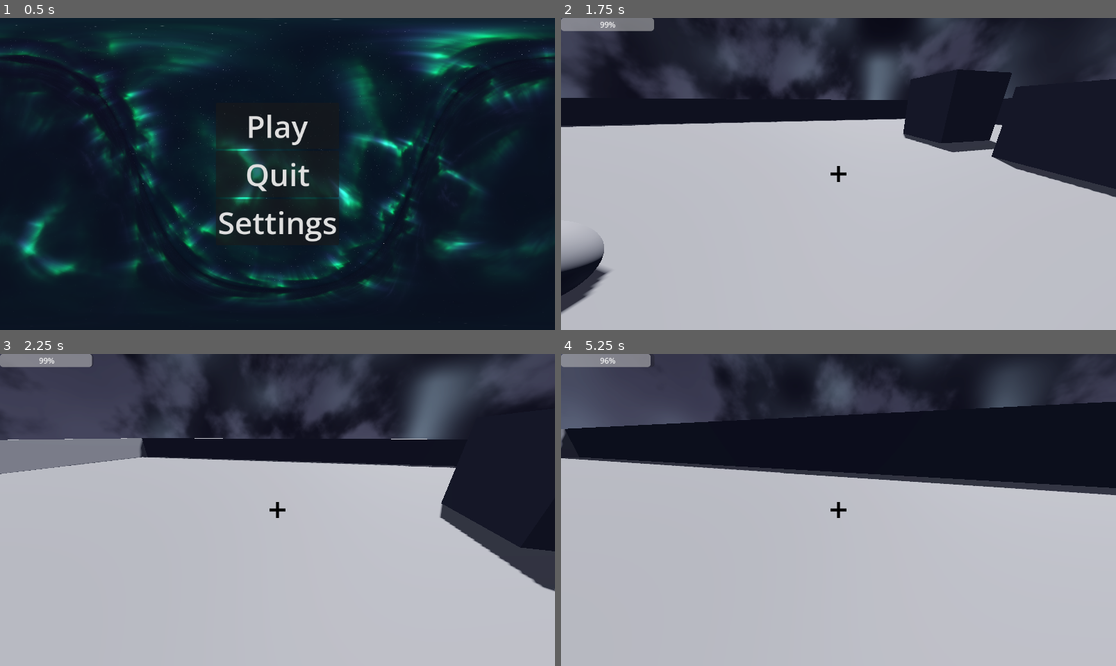
Above: before the commit, frames 1-4 (two rows, left to right).
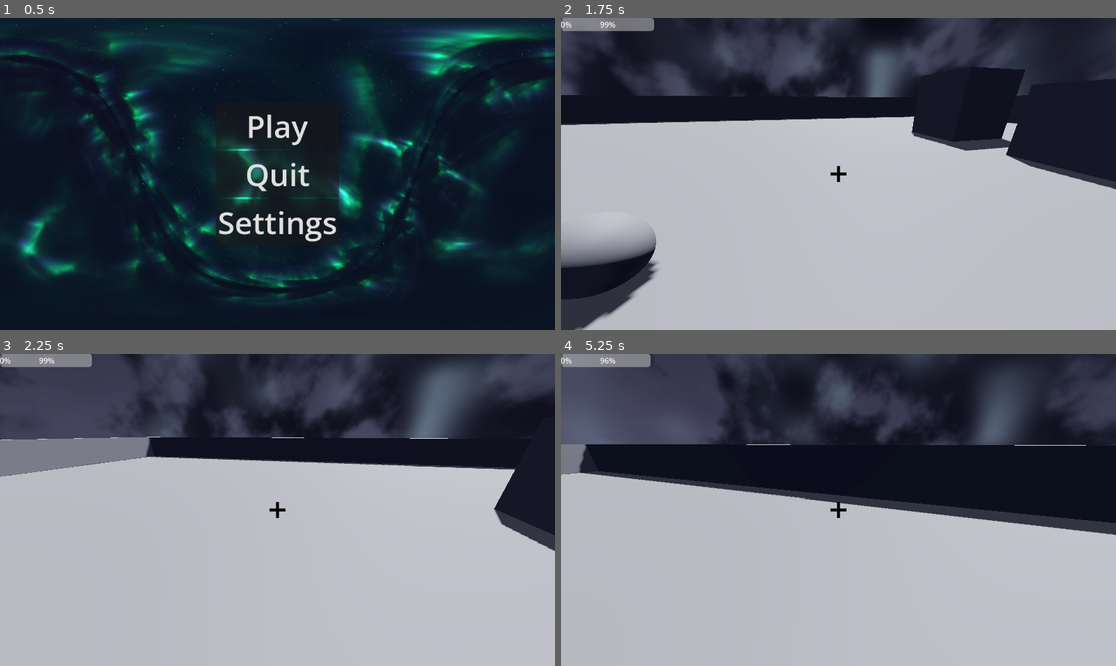
Above: after the commit, the same moments.

Repository: moos4/spacenautica
Game: Godot game, scene res://scenes/title.tscn
The game is run twice, just before and just after one commit, with the same random seed, the same clock (stepped at 60 frames per second) and the same inputs.
Inputs (mouse positions are in pixels of both pictures, inside the frame that each line leads up to):
- Up to frame 1 (0.5 s): no input
- Up to frame 2 (1.75 s): click "Play" at 0.5 s; move the mouse to (866, 174) at 1.27 s; hold W (up) from 1.28 s (still down); hold B (use_oxygen_boost) from 1.28 s (still down); tap Space (jump) at 1.52, 1.55 s
- Up to frame 3 (2.25 s): keep holding W (up); tap Space (jump) at 1.82, 2.1 s; move the mouse to (249, 510) at 2.02 s; release B (use_oxygen_boost) at 2.03 s
- Up to frame 4 (5.25 s): keep holding W (up); tap Space (jump) at 2.27, 2.57, 3.77, 4.07, 4.52, 4.55, 4.82 s; tap B (use_oxygen_boost) at 2.3, 3.8, 5.1 s; move the mouse to (849, 503) at 2.77 s; hold Space (jump) 2.78-3.53 s; tap E (interact) at 2.85 s; move the mouse to (832, 516) at 3.52 s; tap Ctrl (sprint) at 3.6 s; move the mouse to (877, 513) at 4.27 s; hold B (use_oxygen_boost) 4.28-5.03 s; move the mouse to (794, 506) at 5.02 s

Frame 1 is identical in both runs. In frame 2, 6.0% of the frame differs, in the area x 0-100%, y 0-100%; in frame 3, 4.8%; in frame 4, 16%, in the area x 0-100%, y 0-59%.

Commit message:
added a movement sytem for base

Diff:
--- a/scenes/player.tscn
+++ b/scenes/player.tscn
@@ -80,6 +80,10 @@
 offset_right = 194.0
 offset_bottom = 27.0
 
+[node name="ProgressBar2" type="ProgressBar" parent="Head/Camera3D/over" unique_id=1501567596]
+offset_right = 4.0
+offset_bottom = 27.0
+
 [connection signal="pressed" from="Head/Camera3D/menu/Panel/CenterContainer/VBoxContainer/Settings" to="." method="_on_settings_pressed"]
 [connection signal="pressed" from="Head/Camera3D/menu/Panel/CenterContainer/VBoxContainer/Quit" to="." method="_on_quit_pressed"]
 [connection signal="pressed" from="Head/Camera3D/menu/Panel/Back" to="." method="_on_back_pressed"]
--- a/scripts/Player.gd
+++ b/scripts/Player.gd
@@ -3,11 +3,16 @@
 @onready var head = $Head
 @onready var camera = $Head/Camera3D
 @onready var interact_ray = $Head/Camera3D/RayCast3D
-@onready var progress_bar = $Head/Camera3D/over/ProgressBar
+@onready var progress_oxygen_bar = $Head/Camera3D/over/ProgressBar
+@onready var progress_health_bar = $Head/Camera3D/over/ProgressBar2
 
 # life variables
+ #oxygen
 var max_oxygen = 3600.0
-var current_oxygen = max_oxygen
+var current_oxygen = 3600.0
+ #player health
+var player_max_health = 100.0
+var player_current_health = 100.0
 
 # movement variables
 var speed
@@ -27,13 +32,31 @@
 #fov variables
 const BASE_FOV = 75.0
 const FOV_CHANGE = 1.5
+# gravity variables
+var inside : bool = false
+const outside_gravity : float = 1.625 #9.8
+var inside_gravity : float = 9.81
 
-var gravity = 1.625 #9.8
+# different functions
+func oxygen_handling(delta):
+	progress_oxygen_bar.value = current_oxygen
+	if current_oxygen > 0.0:
+		current_oxygen -= delta
+	else:
+		get_tree().quit()
+		print("you ran out of oxygen")
 
+func player_take_damage(damage):
+	if player_current_health <= damage:
+		get_tree().quit()
+		print("you died")
+	player_current_health -= damage
 
+# physics functions
 func _ready():
 	Input.set_mouse_mode(Input.MOUSE_MODE_CAPTURED)
-	progress_bar.max_value = max_oxygen
+	progress_oxygen_bar.max_value = max_oxygen
+	progress_health_bar.max_value = player_max_health
 
 func _unhandled_input(event):
 	if event is InputEventMouseMotion:
@@ -46,13 +69,17 @@
 			collider.collect()
 
 func _physics_process(delta):
+	progress_health_bar.value = player_current_health
 	# goes to oxygen
-	_oxygen_handling(delta)
+	oxygen_handling(delta)
 	# interaction visual
 	check_interaction()
 	# Add the gravity.
 	if not is_on_floor():
-		velocity.y -= gravity * delta
+		if inside:
+			velocity.y -= inside_gravity * delta
+		else:
+			velocity.y -= outside_gravity * delta
 
 	if Input.is_action_just_pressed("quit"):
 		if $Head/Camera3D/menu.visible == true:
@@ -80,22 +107,30 @@
 	# Get the input direction and handle the movement/deceleration.
 	var input_dir = Input.get_vector("left", "right", "up", "down")
 	var direction = (head.transform.basis * transform.basis * Vector3(input_dir.x, 0, input_dir.y)).normalized()
-	if is_on_floor():
+	if inside:
 		if direction:
 			velocity.x = direction.x * speed
 			velocity.z = direction.z * speed
 		else:
 			velocity.x = lerp(velocity.x, (direction.x / 2) * speed, delta * 7.0)
 			velocity.z = lerp(velocity.z, (direction.z / 2) * speed, delta * 7.0)
-	# air control systemv (potential bug)
-	elif Input.is_action_pressed("use_oxygen_boost"):
-		current_oxygen -= 100 * delta
-		velocity.x += direction.x * BOOST_VELOCITY
-		velocity.z += direction.z * BOOST_VELOCITY
-		velocity.x = clamp(velocity.x, -5, 5)
-		velocity.z = clamp(velocity.z, -5, 5)
-		if Input.is_action_pressed("jump"):
-			velocity.y += BOOST_Y_VELOCITY * delta
+	else:
+		if is_on_floor():
+			if direction:
+				velocity.x = direction.x * speed
+				velocity.z = direction.z * speed
+			else:
+				velocity.x = lerp(velocity.x, (direction.x / 2) * speed, delta * 7.0)
+				velocity.z = lerp(velocity.z, (direction.z / 2) * speed, delta * 7.0)
+		# air control system (potential bug)
+		elif Input.is_action_pressed("use_oxygen_boost"):
+			current_oxygen -= 100 * delta
+			velocity.x += direction.x * BOOST_VELOCITY * delta * 2.0
+			velocity.z += direction.z * BOOST_VELOCITY * delta * 2.0
+			velocity.x = clamp(velocity.x, -5, 5)
+			velocity.z = clamp(velocity.z, -5, 5)
+			if Input.is_action_pressed("jump"):
+				velocity.y += BOOST_Y_VELOCITY * delta * 2.0
 
 
 	# Head bob
@@ -108,13 +143,6 @@
 	camera.fov = lerp(camera.fov, target_fov, delta * 8.0)
 
 	move_and_slide()
-
-func _oxygen_handling(delta):
-	progress_bar.value = current_oxygen
-	if current_oxygen > 0:
-		current_oxygen -= delta
-	if current_oxygen <= 0:
-		get_tree().quit()
 
 func _headbob(time) -> Vector3:
 	var pos = Vector3.ZERO
